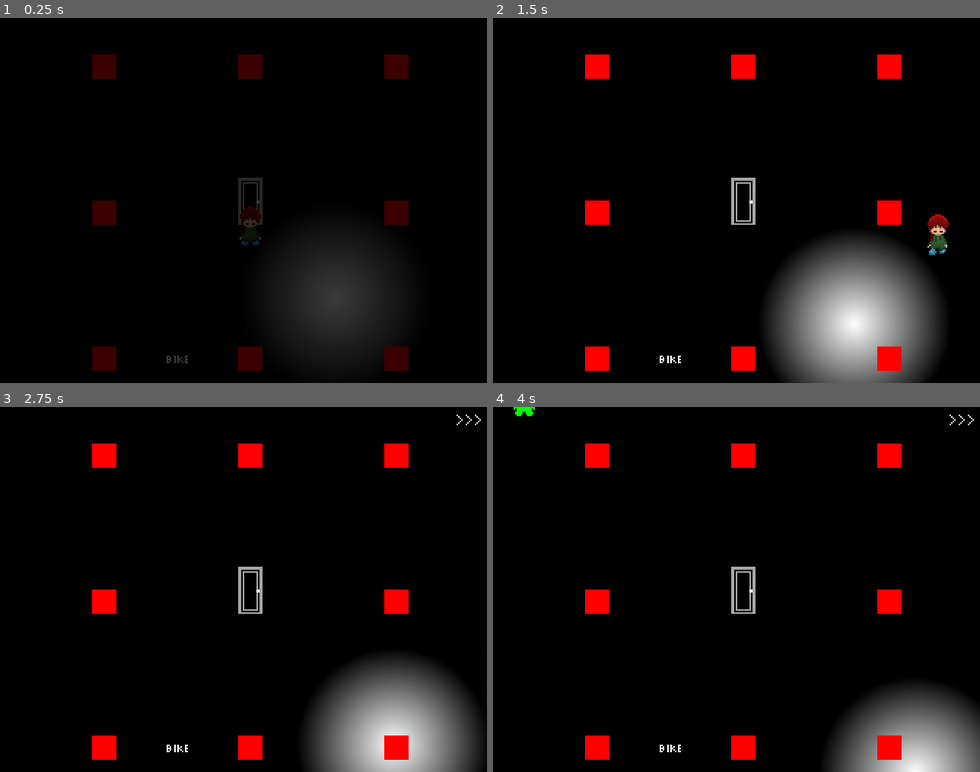
Above: before the commit, frames 1-4 (two rows, left to right).
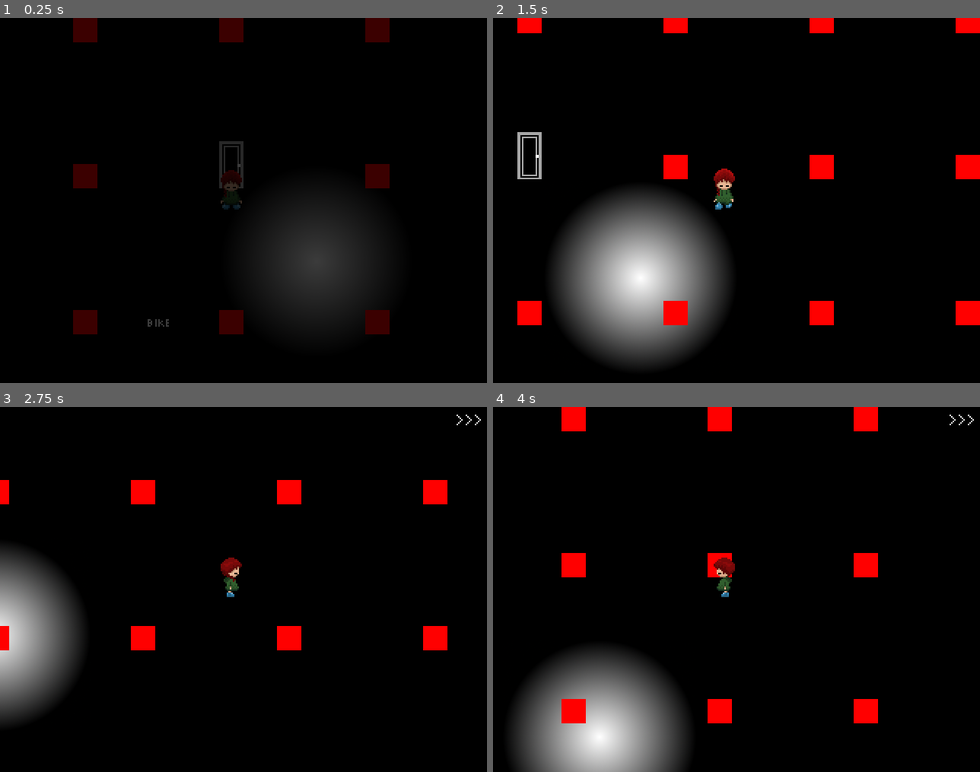
Above: after the commit, the same moments.

Repository: libre-nikki-devs/libre-nikki
Game: Godot game, scene res://scenes/maps/nexus.tscn
Same seed, same stepped clock (60 frames per second), same inputs: the game is played once before the commit and once after it. This scene is started directly instead of the project's main scene. Sound files missing from this copy of the repository are replaced by a short silence.
Inputs:
- Up to frame 1 (0.25 s): no input
- Up to frame 2 (1.5 s): tap Enter (ui_accept) at 0.5, 0.77 s; hold Right (ui_right) 0.53-1.28 s; hold F 0.53-1.28 s; hold Down (ui_down) from 1.28 s (still down); tap F at 1.35 s
- Up to frame 3 (2.75 s): tap Enter (ui_accept) at 1.52 s; release Down (ui_down) at 2.03 s; hold Right (ui_right) from 2.03 s (still down); hold F from 2.03 s (still down)
- Up to frame 4 (4 s): release Right (ui_right) at 2.78 s; release F at 2.78 s; hold Up (ui_up) 2.78-3.53 s; tap F at 2.85 s; tap Enter (ui_accept) at 3.02, 3.77 s; hold Left (ui_left) from 3.53 s (still down); hold F from 3.53 s (still down)

The runs differ from the first frame. In frame 1, 7.7% of the frame differs, in the area x 15-84%, y 0-97%; in frame 2, 31%, in the area x 5-100%, y 0-100%; in frame 3, 21%; in frame 4, 21%.

Commit message:
Fix YumePlayer's camera issues

Diff:
--- a/scenes/characters/sakutsuki.tscn
+++ b/scenes/characters/sakutsuki.tscn
@@ -1685,10 +1685,7 @@
 [node name="Camera2D" type="Camera2D" parent="."]
 offset = Vector2(8, 0)
 zoom = Vector2(2, 2)
-limit_left = -2147483647
-limit_top = -2147483647
-limit_right = 2147483647
-limit_bottom = 2147483647
+limit_enabled = false
 
 [node name="CollisionShape2D" type="CollisionShape2D" parent="."]
 shape = SubResource("RectangleShape2D_3qhyl")
--- a/scripts/classes/yume_player.gd
+++ b/scripts/classes/yume_player.gd
@@ -70,10 +70,14 @@
 					if not current_world.is_node_ready():
 						await current_world.ready
 
-					camera.limit_left = floor(current_world.camera_limits[0] - camera.offset.x)
-					camera.limit_bottom = floor(current_world.camera_limits[1] - camera.offset.y)
-					camera.limit_top = floor(current_world.camera_limits[2] - camera.offset.y)
-					camera.limit_right = floor(current_world.camera_limits[3] - camera.offset.x)
+					if current_world.camera_limits.is_empty():
+						camera.limit_enabled = false
+					else:
+						camera.limit_enabled = true
+						camera.limit_left = floor(current_world.camera_limits[0] - camera.offset.x)
+						camera.limit_bottom = floor(current_world.camera_limits[1] - camera.offset.y)
+						camera.limit_top = floor(current_world.camera_limits[2] - camera.offset.y)
+						camera.limit_right = floor(current_world.camera_limits[3] - camera.offset.x)
 
 		NOTIFICATION_READY:
 			if Game.persistent_data.has("player_data"):
--- a/scripts/classes/yume_world.gd
+++ b/scripts/classes/yume_world.gd
@@ -29,15 +29,15 @@
 		if bounds.has_area():
 			match value:
 				"All Sides":
-					camera_limits = [-2147483647.0, 2147483647.0, -2147483647.0, 2147483647.0]
+					camera_limits = []
 					duplicate_positions = [Vector2(0, bounds.size.y), Vector2(0, -bounds.size.y), Vector2(bounds.size.x, 0), Vector2(-bounds.size.x, 0), Vector2(bounds.size.x, bounds.size.y), Vector2(bounds.size.x, -bounds.size.y), Vector2(-bounds.size.x, bounds.size.y), Vector2(-bounds.size.x, -bounds.size.y)]
 
 				"Horizontally":
-					camera_limits = [-2147483647.0, bounds.end.y, bounds.position.y, 2147483647.0]
+					camera_limits = [-10000000, bounds.end.y, bounds.position.y, 10000000]
 					duplicate_positions = [Vector2(bounds.size.x, 0), Vector2(-bounds.size.x, 0)]
 
 				"Vertically":
-					camera_limits = [bounds.position.x, 2147483647.0, -2147483647.0, bounds.end.x]
+					camera_limits = [bounds.position.x, 10000000, -10000000, bounds.end.x]
 					duplicate_positions = [Vector2(0, bounds.size.y), Vector2(0, -bounds.size.y)]
 
 				"None":
@@ -68,7 +68,7 @@
 
 ## Limits for the player character's camera. The camera will stop moving after
 ## the limit is reached.
-var camera_limits: Array[float] = []
+var camera_limits: Array[int] = []
 
 func _initialize_node(node: Node):
 	for child: Node in node.get_children():
